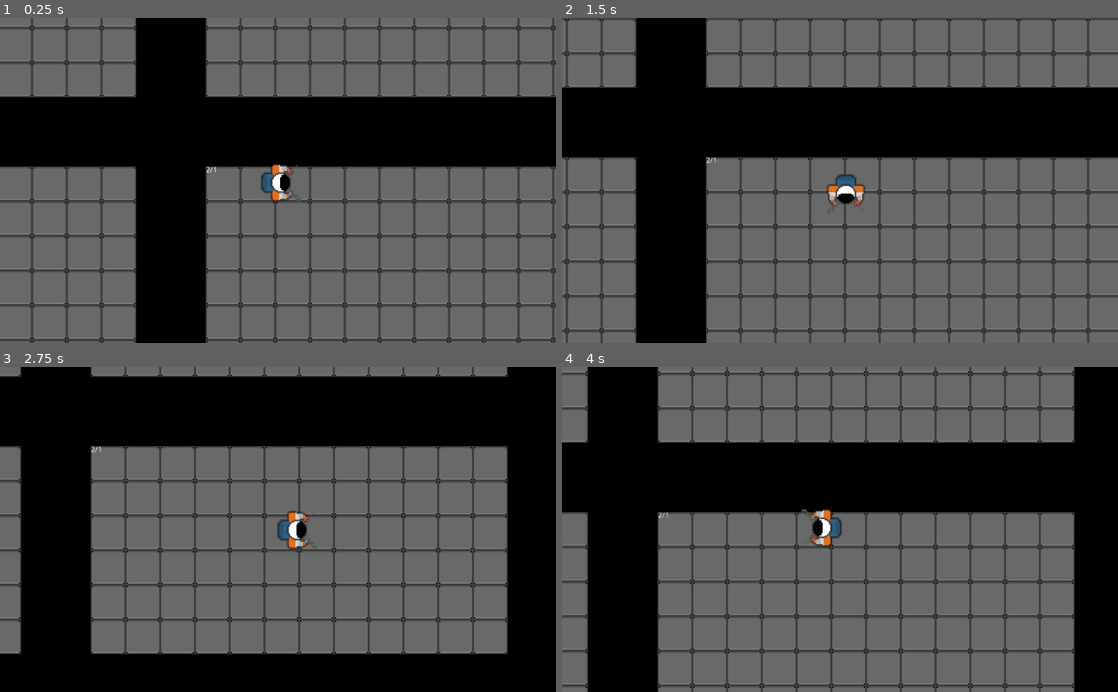
Above: before the commit, frames 1-4 (two rows, left to right).
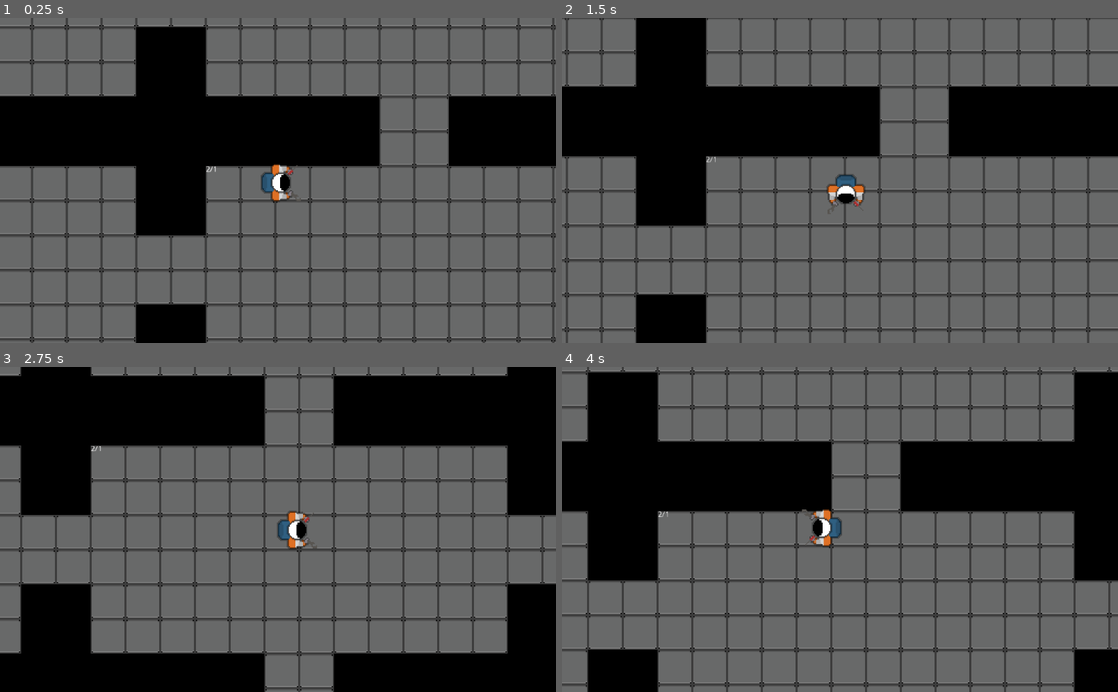
Above: after the commit, the same moments.

Repository: frankakn7/NothingIsPermanent
Game: Godot game, scene res://Main.tscn
Two runs of this game, one before a commit and one after it. Both use one fixed random seed, a clock stepped at 60 frames per second and the inputs below.
Inputs:
- Up to frame 1 (0.25 s): no input
- Up to frame 2 (1.5 s): hold D (move_right) 0.53-1.28 s; hold S (move_down) from 1.28 s (still down)
- Up to frame 3 (2.75 s): release S (move_down) at 2.03 s; hold D (move_right) from 2.03 s (still down)
- Up to frame 4 (4 s): release D (move_right) at 2.78 s; hold W (move_up) 2.78-3.53 s; hold A (move_left) from 3.53 s (still down)

The runs differ from the first frame. In frame 1, 7.7% of the frame differs, in the area x 0-100%, y 0-100%; in frame 2, 9.6%; in frame 3, 10%; in frame 4, 11%, in the area x 0-100%, y 0-99%.

Commit message:
Added rudimentary corridors in between rooms - Corridors dont have walls yet!

Diff:
--- /dev/null
+++ b/Game_Files/Corridor.tscn
@@ -0,0 +1,27 @@
+[gd_scene load_steps=3 format=2]
+
+[ext_resource path="res://assets/tiles/base_tile.png" type="Texture" id=1]
+
+[sub_resource type="TileSet" id=1]
+0/name = "base_tile.png 0"
+0/texture = ExtResource( 1 )
+0/tex_offset = Vector2( 0, 0 )
+0/modulate = Color( 1, 1, 1, 1 )
+0/region = Rect2( 0, 0, 64, 64 )
+0/tile_mode = 0
+0/occluder_offset = Vector2( 0, 0 )
+0/navigation_offset = Vector2( 0, 0 )
+0/shape_offset = Vector2( 0, 0 )
+0/shape_transform = Transform2D( 1, 0, 0, 1, 0, 0 )
+0/shape_one_way = false
+0/shape_one_way_margin = 0.0
+0/shapes = [  ]
+0/z_index = 0
+
+[node name="Corridor" type="Node2D"]
+
+[node name="TileMap" type="TileMap" parent="."]
+z_index = -2
+tile_set = SubResource( 1 )
+format = 1
+tile_data = PoolIntArray( 0, 0, 0, 1, 0, 0, 65536, 0, 0, 65537, 0, 0 )
--- a/Game_Files/Room.gd
+++ b/Game_Files/Room.gd
@@ -4,6 +4,13 @@
 var tiles = []
 var max_width = 12
 var max_height = 6
+
+var neighbours = {
+	"north": null,
+	"west": null,
+	"east": null,
+	"south": null
+}
 
 onready var tilemap = $TileMap
 onready var ground_tile_id = 0
--- a/Game_Files/Room.tscn
+++ b/Game_Files/Room.tscn
@@ -46,36 +46,74 @@
 "_edit_use_anchors_": false
 }
 
-[node name="WallWest" type="StaticBody2D" parent="."]
-position = Vector2( -1.64769, -0.54924 )
+[node name="WallWestNorth" type="StaticBody2D" parent="."]
+position = Vector2( -2.20891, 1.13445 )
+scale = Vector2( 1, 0.32 )
 
-[node name="CollisionShape2D" type="CollisionShape2D" parent="WallWest"]
+[node name="CollisionShape2D" type="CollisionShape2D" parent="WallWestNorth"]
 position = Vector2( -8, 192 )
 scale = Vector2( 1, 1.04 )
 shape = SubResource( 2 )
 
-[node name="WallEast" type="StaticBody2D" parent="."]
-position = Vector2( 786.746, -1.09845 )
+[node name="WallWestSouth" type="StaticBody2D" parent="."]
+position = Vector2( -2.20891, 259.134 )
+scale = Vector2( 1, 0.32 )
 
-[node name="CollisionShape2D" type="CollisionShape2D" parent="WallEast"]
+[node name="CollisionShape2D" type="CollisionShape2D" parent="WallWestSouth"]
 position = Vector2( -8, 192 )
 scale = Vector2( 1, 1.04 )
 shape = SubResource( 2 )
 
-[node name="WallSouth" type="StaticBody2D" parent="."]
-position = Vector2( 688, 384 )
-scale = Vector2( 38.1719, 0.0499903 )
+[node name="WallSouthEast" type="StaticBody2D" parent="."]
+position = Vector2( 734, 383 )
+scale = Vector2( 15.7719, 0.0499903 )
 
-[node name="CollisionShape2D" type="CollisionShape2D" parent="WallSouth"]
+[node name="CollisionShape2D" type="CollisionShape2D" parent="WallSouthEast"]
 position = Vector2( -8, 192 )
 scale = Vector2( 1, 1.04 )
 shape = SubResource( 2 )
 
-[node name="WallNorth" type="StaticBody2D" parent="."]
-position = Vector2( 692.155, -19.6062 )
-scale = Vector2( 38.1719, 0.0499903 )
+[node name="WallEastSouth" type="StaticBody2D" parent="."]
+position = Vector2( 784.791, 259.134 )
+scale = Vector2( 1, 0.32 )
 
-[node name="CollisionShape2D" type="CollisionShape2D" parent="WallNorth"]
+[node name="CollisionShape2D" type="CollisionShape2D" parent="WallEastSouth"]
 position = Vector2( -8, 192 )
 scale = Vector2( 1, 1.04 )
 shape = SubResource( 2 )
+
+[node name="WallEastNorth" type="StaticBody2D" parent="."]
+position = Vector2( 784.791, 1.13446 )
+scale = Vector2( 1, 0.32 )
+
+[node name="CollisionShape2D" type="CollisionShape2D" parent="WallEastNorth"]
+position = Vector2( -8, 192 )
+scale = Vector2( 1, 1.04 )
+shape = SubResource( 2 )
+
+[node name="WallSouthWest" type="StaticBody2D" parent="."]
+position = Vector2( 286, 383 )
+scale = Vector2( 15.7719, 0.0499903 )
+
+[node name="CollisionShape2D" type="CollisionShape2D" parent="WallSouthWest"]
+position = Vector2( -8, 192 )
+scale = Vector2( 1, 1.04 )
+shape = SubResource( 2 )
+
+[node name="WallNorthWest" type="StaticBody2D" parent="."]
+position = Vector2( 286, -18 )
+scale = Vector2( 15.7719, 0.0499903 )
+
+[node name="CollisionShape2D" type="CollisionShape2D" parent="WallNorthWest"]
+position = Vector2( -8, 192 )
+scale = Vector2( 1, 1.04 )
+shape = SubResource( 2 )
+
+[node name="WallNorthEast" type="StaticBody2D" parent="."]
+position = Vector2( 734, -18 )
+scale = Vector2( 15.7719, 0.0499903 )
+
+[node name="CollisionShape2D" type="CollisionShape2D" parent="WallNorthEast"]
+position = Vector2( -8, 192 )
+scale = Vector2( 1, 1.04 )
+shape = SubResource( 2 )
--- a/Game_Files/RoomManager.gd
+++ b/Game_Files/RoomManager.gd
@@ -2,15 +2,20 @@
 
 
 var room_scene = load("res://Room.tscn")
+var corridor_scene = load("res://Corridor.tscn")
 var room_distance = 128
 
 var room_layout = [	[1, 1, 1, 1],
 					[1, 1, 1, 1],
 					[1, 1, 1, 1] ]
 
+var rooms = []
+
 # Called when the node enters the scene tree for the first time.
 func _ready():
+
 	for y in range(len(room_layout)):
+		rooms.append([])
 		for x in range(len(room_layout[y])):
 			var room_instance = room_scene.instance()
 			room_instance.set_name("Room_%d_%d" % [x, y])
@@ -28,7 +33,24 @@
 			var room_y_pos = room_instance.max_height * y * room_instance.tile_pixel_width + (room_distance * y) - room_y_offset
 			room_instance.position += Vector2(room_x_pos, room_y_pos)
 
+			# Horizontal Corridors
+			if x != 0:
+				var corridor_instance_h = corridor_scene.instance()
+				corridor_instance_h.set_name("Corridor_%d_%d_H" % [x, y])
+				add_child(corridor_instance_h)
+				corridor_instance_h.position = Vector2(room_instance.position.x - room_distance, room_instance.position.y + room_distance)
+
+			# Vertical corridor isntance
+			if y != 0:
+				var corridor_instance_v = corridor_scene.instance()
+				corridor_instance_v.set_name("Corridor_%d_%d_V" % [x, y])
+				add_child(corridor_instance_v)
+				corridor_instance_v.position = Vector2(room_instance.position.x + room_distance * 2 + (room_distance / 2), room_instance.position.y - room_distance)
+
+
 			room_instance.get_node("DebugControl/DebugRoomNB").text = "%d/%d" % [x, y]
+			rooms[y].append(room_instance)
+
 
 
 # Called every frame. 'delta' is the elapsed time since the previous frame.
